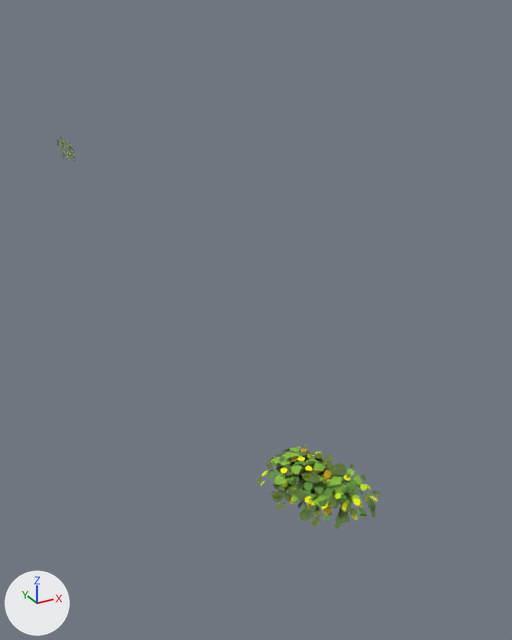
One commit to the Blender file Art/map/folliage_assets.blend: the scene before it, then after it.
One viewpoint serves both versions: a 50 mm lens placed at (-3.34, -4.88, 4.39), pointed at (0.55, 2.19, 0.85). The axes (+X, +Y, +Z) are drawn at lower left. The lights are the same throughout. The older version comes first.

The older version as bpy lines, for what is in view:
```python
me_cube_025 = bpy.data.meshes.new('Cube.025')
me_cube_025.from_pydata(...)  # 20 vertices, 17 faces; spans x -1.0..1.0, y -1.0..1.0, z 0.0..0.35
me_cube_025.materials.append(mat_pillarfoot)  # picture img_pillarfoot_basecolor_png
me_cylinder_004 = bpy.data.meshes.new('Cylinder.004')
me_cylinder_004.from_pydata(...)  # 50 vertices, 41 faces; spans x -0.5..0.5, y -0.5..0.5, z 0.09..4.13
me_cylinder_004.materials.append(mat_material)  # picture img_pilar_basecolor_png
me_plane_026 = bpy.data.meshes.new('Plane.026')
me_plane_026.from_pydata(...)  # 198 vertices, 88 faces; spans x -0.582..0.691, y -0.719..0.757, z -0.248..0.362
me_plane_026.materials.append(mat_material_004)  # picture img_feuilles_2_basecolor_png
ob_bush = bpy.data.objects.new('bush', me_plane_026)
ob_bush.location = (0.0, 0.0, 0.0)
ob_foot = bpy.data.objects.new('foot', me_cube_025)
ob_foot.location = (0.0, 0.0, 0.0)
ob_foot.hide_set(True)  # its collection is switched off
ob_pilar = bpy.data.objects.new('pilar', me_cylinder_004)
ob_pilar.location = (0.0, 0.0, 0.0)
ob_pilar.hide_set(True)  # its collection is switched off
```
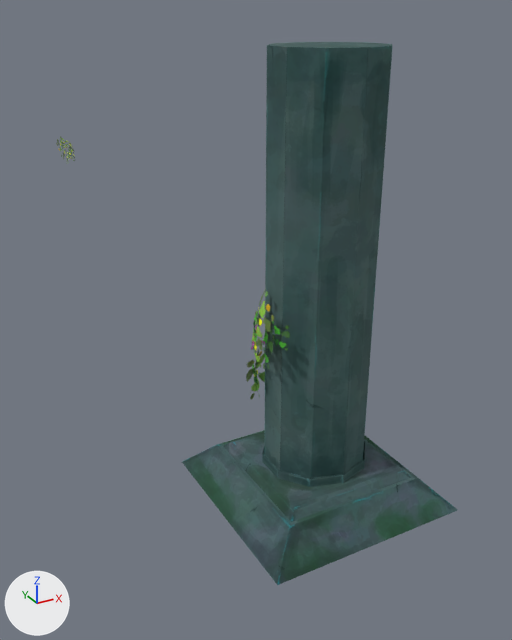
Where the change shows, as pixel boxes (x1, y1, x2, y2) in the pictures (512 x 640 px):
'pilar', shown (cyan)
    after: (262, 42, 392, 487)
'foot', shown
    after: (182, 430, 457, 585)
'bush', hidden (green)
    before: (255, 445, 381, 529)
'feuile-2-curved.013', added
    after: (255, 289, 274, 344)
'feuile-2-curved.002', added
    after: (246, 351, 265, 399)
'feuile-2-curved.010', added
    after: (269, 321, 290, 350)
'feuile-2-curved.006', added
    after: (263, 330, 274, 369)
'feuile-2-curved.012', added
    after: (252, 321, 262, 367)
'feuile-2-curved.009', added
    after: (253, 302, 261, 346)
'feuile-2-curved.008', added
    after: (252, 349, 260, 397)

What the commit changed:
Picture 'feuilles_2_dark.png' (img_feuilles_2_dark_png) is new.
Material 'feuille sombre' (mat_feuille_sombre) is new.
Its texture is img_feuilles_2_dark_png (with its transparency).
Mesh me_plane_015 is new.
It has 9 vertices, 4 faces and spans x -0.3..0.3, y -0.3..0.3, z -0.01..0.082.
It uses material mat_feuille_sombre (picture img_feuilles_2_dark_png).
Object 'bush' (ob_bush) is now hidden.
Object 'foot' (ob_foot) is now shown.
Object 'pilar' (ob_pilar) is now shown.
Object 'feuile-2-curved.013' (ob_feuile_2_curved_013) is new; it shows me_plane_004.
Its location is (-0.61, -0.05, 2.0).
Its rotation in degrees is (-70, -33, 66).
Its scale is (0.755, 0.755, 0.755).
Object 'feuile-2-curved.012' (ob_feuile_2_curved_012) is new; it shows me_plane_004.
Its location is (-0.51, 0.22, 1.62).
Its rotation in degrees is (-88, -7.2, 69).
Its scale is (0.755, 0.755, 0.755).
Object 'feuile-2-curved.010' (ob_feuile_2_curved_010) is new; it shows me_plane_015.
Its location is (-0.55, -0.21, 1.87).
Its rotation in degrees is (-80, -0.4, 100).
Its scale is (0.498, 0.498, 0.498).
Object 'feuile-2-curved.009' (ob_feuile_2_curved_009) is new; it shows me_plane_015.
Its location is (-0.56, 0.09, 1.86).
Its rotation in degrees is (-85, 8, 58).
Its scale is (0.803, 0.803, 0.803).
Object 'feuile-2-curved.008' (ob_feuile_2_curved_008) is new; it shows me_plane_015.
Its location is (-0.48, 0.26, 1.29).
Its rotation in degrees is (-99, -9.1, 58).
Its scale is (0.803, 0.803, 0.803).
Object 'feuile-2-curved.006' (ob_feuile_2_curved_006) is new; it shows me_plane_015.
Its location is (-0.55, -0.05, 1.73).
Its rotation in degrees is (-84, -11, 64).
Its scale is (0.742, 0.742, 0.742).
Object 'feuile-2-curved.002' (ob_feuile_2_curved_002) is new; it shows me_plane_004.
Its location is (-0.38, 0.29, 1.28).
Its rotation in degrees is (-90, -19, 14).
